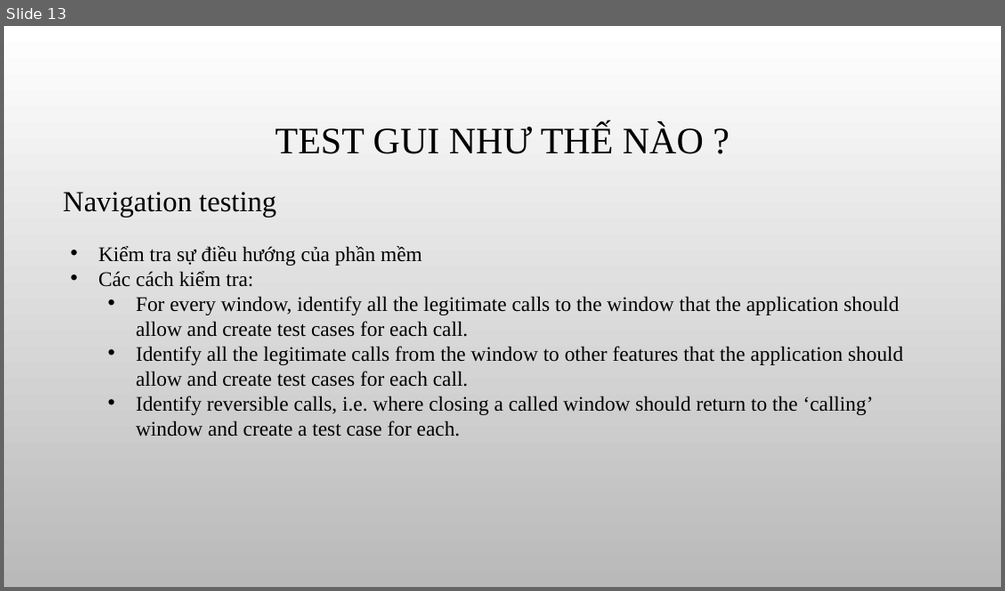
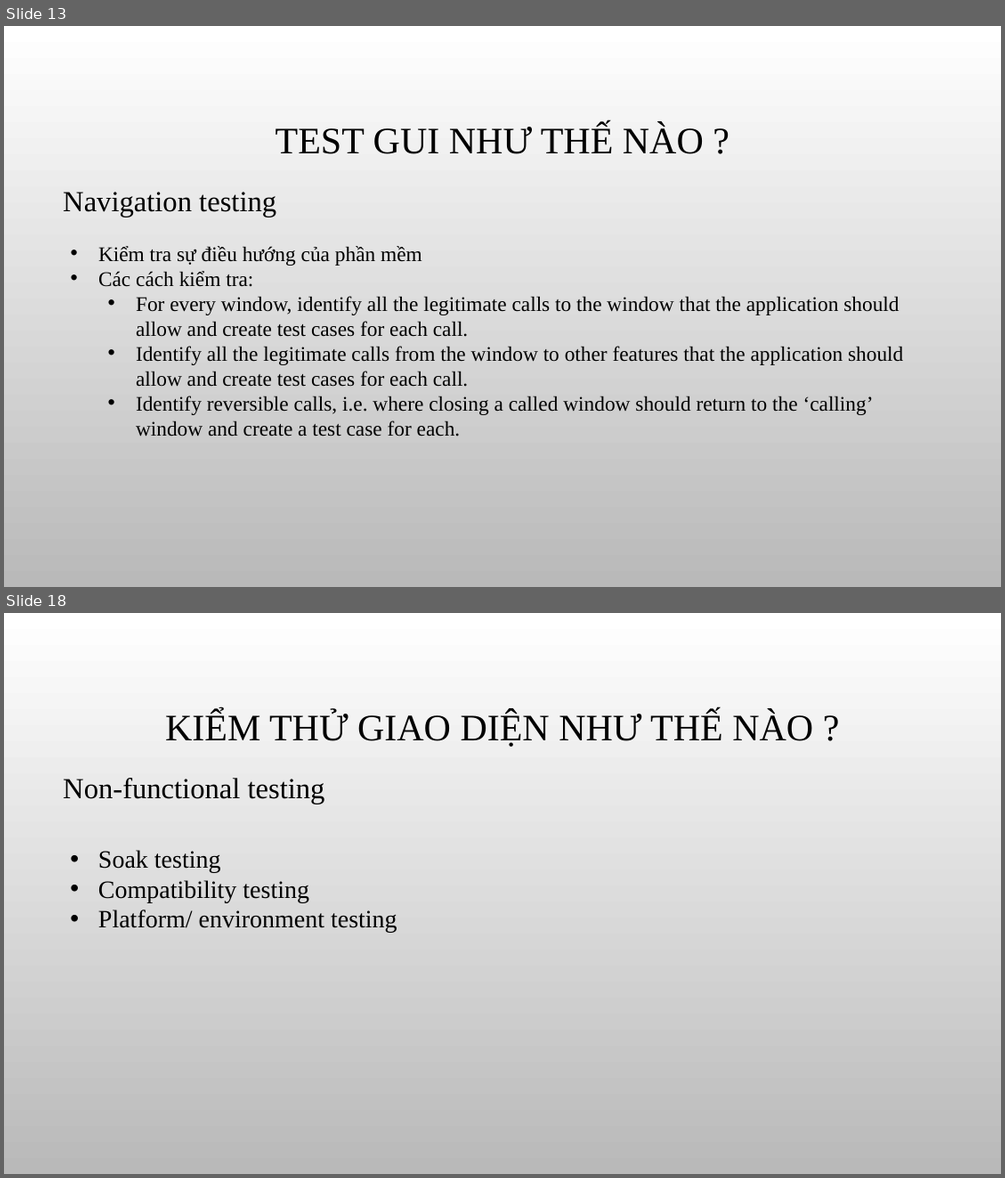
Before and after one commit to khoahoang/GUI-Usability-testing-research, a slide deck: slide/GUI & Usability testing group 20.pptx. Shown one above the other, each under a label of ours: slide 13 before the commit, slides 13 and 18 after it; the slides between them are not shown. The pictures are 1005x591 and 1005x1178 pixels, drawn with LibreOffice and Linux fonts; fonts in the diff are those of the drawing; background and template pictures are left out. Boxes give left, top, right and bottom in pixels: in the first picture for what was removed or moved away, otherwise in the second. Text is boxed around its words. In the diff, an @@ line names an element or a change of style, - is before the commit and + after.

Commit message:
slide GUI testing

```diff
--- a/slide/GUI & Usability testing group 20.pptx
+++ b/slide/GUI & Usability testing group 20.pptx
@@ slide 18 added at box(4, 613, 1001, 1174), background picture (left out) @@
@@ title added at box(165, 711, 813, 747), 36 pt, text #000000 @@
+KIỂM THỬ GIAO DIỆN NHƯ THẾ NÀO ?
@@ text added at box(63, 778, 325, 803), 28 pt, text #000000 @@
+Non-functional testing
@@ text added at box(98, 850, 397, 933), 24 pt, text #000000 @@
+• Soak testing
+• Compatibility testing
+• Platform/ environment testing
```
Also in this commit, not shown: 4 slides changed, 7 other slides added, 1 slide removed.
